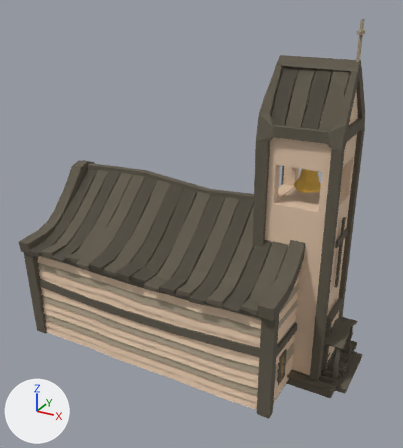
A saved change to the glTF model public/models/buildings/church/church_001.glb.
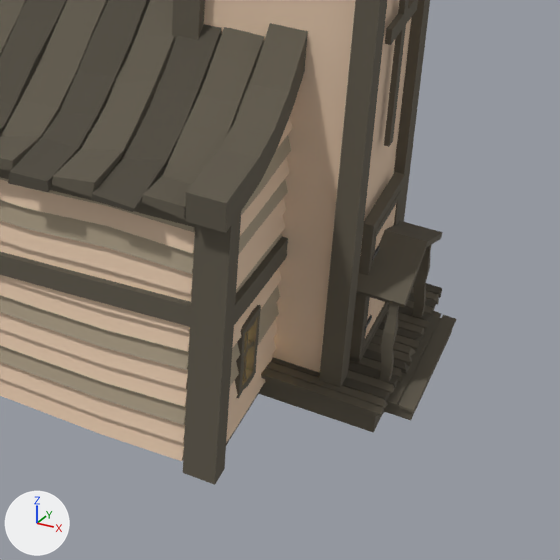
There are two pictures of each version: one whole from a 50 mm lens placed at (13.2, -20.9, 16.0), pointed at (2.1, -0.7, 5.9), one close up on the part from 46% to 100% of the width and 51% to 100% of the height. Every picture has the same lights, and +X, +Y and +Z are marked at lower left. The first two pictures are the older version. Where no turn or scale is listed for an object, it has been applied to the vertices.

Objects in the first close-up: 'Cube.008', 'DoorFrame', 'DoorPanel'.
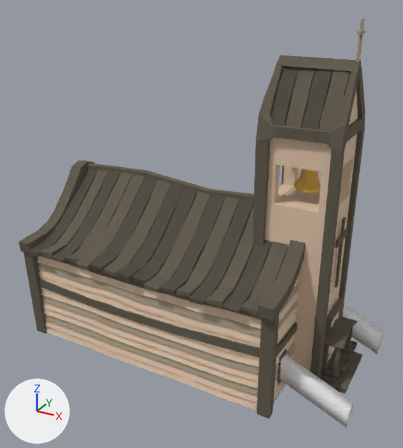
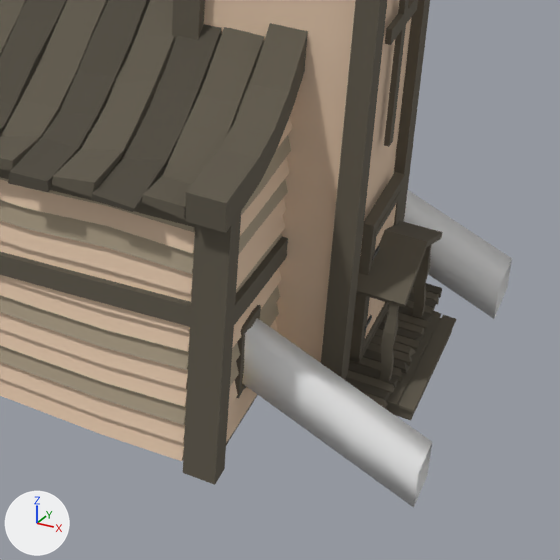
Patch to the scene script:
```diff
--- a/public/models/buildings/church/church_001.glb.py
+++ b/public/models/buildings/church/church_001.glb.py
@@ me_windowlightshafts @@
+me_windowlightshafts.from_pydata(...)  # 32 vertices, 48 faces; spans x 7.05..10.03, y -3.22..3.26, z -0.29..1.82
@@ ob_windowlightshafts @@
+ob_windowlightshafts = bpy.data.objects.new('WindowLightShafts', me_windowlightshafts)
+ob_windowlightshafts.location = (0.0, 0.0, 0.0)
```

Pixel boxes (x1, y1, x2, y2) of what changed, in the close-ups (560 x 560 px):
'WindowLightShafts', added
    after: (242, 190, 512, 508)
